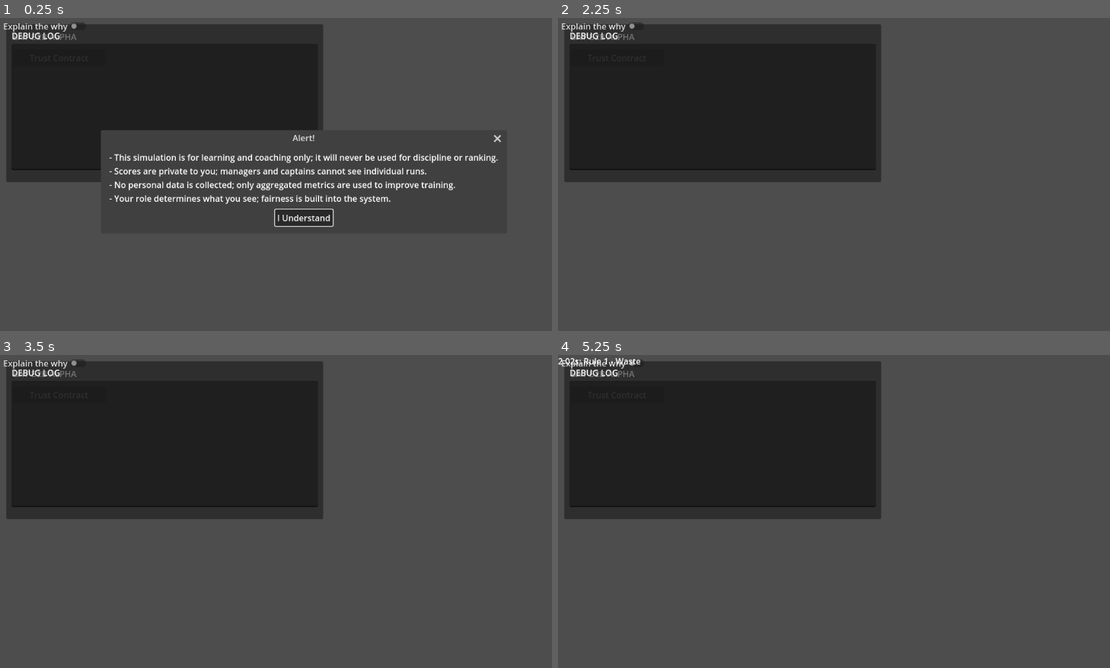
Above: before the commit, frames 1-4 (two rows, left to right).
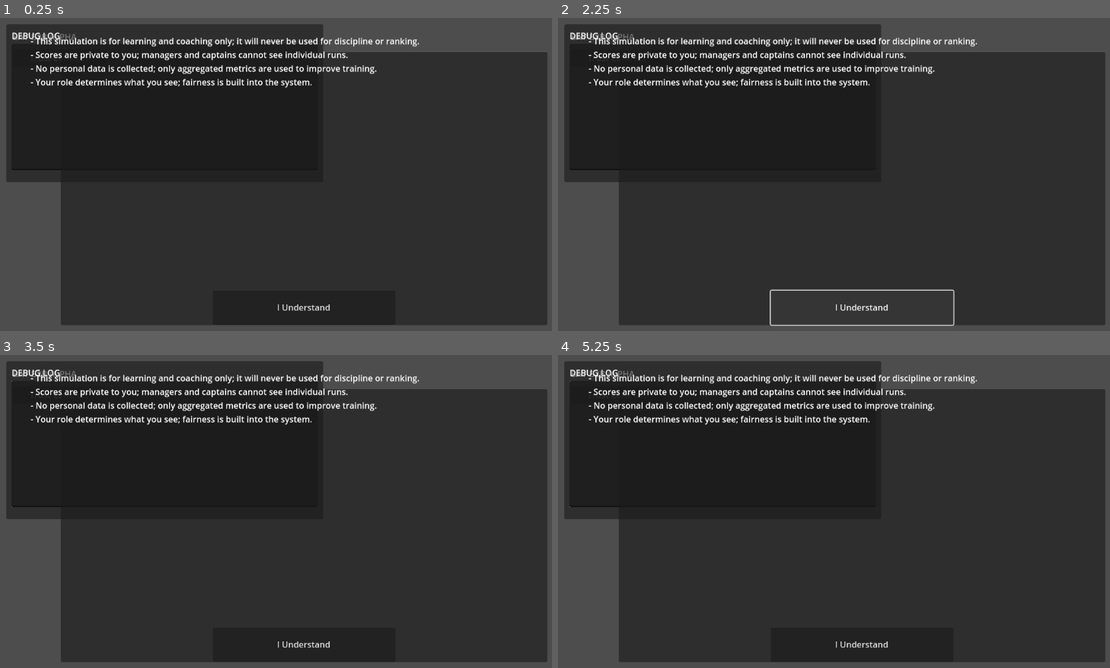
Above: after the commit, the same moments.

Repository: donotworryitisme-boop/wots-alpha
Game: Godot game, scene res://scenes/Main.tscn
Same seed, same stepped clock (60 frames per second), same inputs: the game is played once before the commit and once after it.
Inputs (mouse positions are in pixels of both pictures, inside the frame that each line leads up to):
- Up to frame 1 (0.25 s): no input
- Up to frame 2 (2.25 s): click "Trust Contract" at 0.5 s; click (602, 27) at 1.25 s, where only the run before the commit has a clickable "Explain the why"; click "I Understand" at 2 s
- Up to frame 3 (3.5 s): click "Trust Contract" at 2.75 s
- Up to frame 4 (5.25 s): click (602, 364) at 3.5 s, where only the run before the commit has a clickable "Explain the why"; click (861, 646) at 4.25 s, where only the run after the commit has a clickable "I Understand"; click "Trust Contract" at 5 s

The runs differ from the first frame. In frame 1, 51% of the frame differs, in the area x 0-100%, y 1-99%; in frame 2, 56%; in frame 3, 60%; in frame 4, 60%, in the area x 0-100%, y 0-99%.
Error after the commit: Parse Error: Expected closing ")" after grouping expression. (res://scripts/TrustContract.gd:24)

Commit message:
BAY-ALPHA-WHAT-IDK

Diff:
--- a/scenes/Main.gd
+++ b/scenes/Main.gd
@@ -1,58 +1,50 @@
 extends Control
 
-const DEBUG_OVERLAY_SCENE: PackedScene    = preload("res://debug/DebugOverlay.tscn")
-const SessionManagerClass                 = preload("res://core/session/SessionManager.gd")
-const FeedbackLayerScene: PackedScene     = preload("res://ui/FeedbackLayer.tscn")
+const DEBUG_OVERLAY_SCENE: PackedScene = preload("res://debug/DebugOverlay.tscn")
+const TRUST_CONTRACT_SCENE: PackedScene = preload("res://ui/TrustContract.tscn")
+const TRUST_FILE_PATH: String = "user://trust_contract_seen.dat"
 
-var session_manager: SessionManager
-var feedback_layer: FeedbackLayer
+var _trust_ok: bool = false
 
 func _ready() -> void:
-	# Show debug overlay in debug builds only
+	# Debug overlay only in debug builds.
 	if OS.is_debug_build():
-		var overlay = DEBUG_OVERLAY_SCENE.instantiate()
+		var overlay := DEBUG_OVERLAY_SCENE.instantiate()
 		add_child(overlay)
 
-	# Instantiate session manager and feedback layer
-	session_manager = SessionManagerClass.new()
-	add_child(session_manager)
+	# Hook BayUI request button (if present).
+	var bay_ui := get_node_or_null("BayUI")
+	if bay_ui != null and bay_ui.has_signal("trust_contract_requested"):
+		bay_ui.connect("trust_contract_requested", Callable(self, "_on_trust_contract_requested"))
 
-	feedback_layer = FeedbackLayerScene.instantiate()
-	add_child(feedback_layer)
-	session_manager.feedback_layer = feedback_layer
+	# Gate start behind trust contract on first launch.
+	if _trust_contract_seen():
+		_trust_ok = true
+		_start_session_if_ready()
+	else:
+		_show_trust_contract()
 
-	# Show trust contract if needed
-	show_trust_contract_if_needed()
+func _on_trust_contract_requested() -> void:
+	# Manual reopen from UI (does not depend on file existing).
+	_show_trust_contract()
 
-func show_trust_contract_if_needed() -> void:
-	var path := "user://trust_contract_seen.dat"
-	if FileAccess.file_exists(path):
-		# Already accepted; start the session
-		start_training_session()
-	else:
-		show_trust_contract()
+func _show_trust_contract() -> void:
+	var tc := TRUST_CONTRACT_SCENE.instantiate()
+	add_child(tc)
+	if tc.has_signal("accepted"):
+		tc.connect("accepted", Callable(self, "_on_trust_contract_accepted"))
 
-func show_trust_contract() -> void:
-	# Use AcceptDialog for the trust contract overlay
-	var dialog := AcceptDialog.new()
-	dialog.name = "TrustContractDialog"
-	dialog.dialog_text = "- This simulation is for learning and coaching only; it will never be used for discipline or ranking.\n- Scores are private to you; managers and captains cannot see individual runs.\n- No personal data is collected; only aggregated metrics are used to improve training.\n- Your role determines what you see; fairness is built into the system."
-	dialog.get_ok_button().text = "I Understand"
-	dialog.connect("confirmed", Callable(self, "_on_trust_contract_confirmed"))
-	add_child(dialog)
-	dialog.popup_centered()  # Center the dialog on screen
+func _on_trust_contract_accepted() -> void:
+	_trust_ok = true
+	_start_session_if_ready()
 
-func _on_trust_contract_confirmed() -> void:
-	# Persist acceptance so the contract isn’t shown again
-	var file := FileAccess.open("user://trust_contract_seen.dat", FileAccess.WRITE)
-	file.store_string("1")
-	file.close()
-	# Start the session
-	start_training_session()
+func _trust_contract_seen() -> bool:
+	return FileAccess.file_exists(TRUST_FILE_PATH)
 
-func start_training_session() -> void:
-	session_manager.start_session()
-
-func show_trust_contract_again() -> void:
-	# Allows re-opening the trust contract from the UI
-	show_trust_contract()
+func _start_session_if_ready() -> void:
+	# Placeholder gate. Real session start (if/when present in this project)
+	# must only be triggered after _trust_ok is true.
+	if not _trust_ok:
+		return
+	# No-op for now (Bay B2B Alpha: no new session logic added here).
+	pass
--- a/scripts/BayUI.gd
+++ b/scripts/BayUI.gd
@@ -1,14 +1,12 @@
 extends Control
 
-# Handles UI interactions for BayUI, including showing the Trust Contract.
+signal trust_contract_requested
+
+@onready var trust_button: Button = $TrustContractButton
 
 func _ready() -> void:
-	var trust_button := $TrustButton
-	if trust_button:
-		trust_button.connect("pressed", Callable(self, "_on_trust_button_pressed"))
+	if trust_button != null:
+		trust_button.pressed.connect(_on_trust_contract_button_pressed)
 
-func _on_trust_button_pressed() -> void:
-	# Find the Main node and call its show_trust_contract_again() method if available.
-	var main_node := get_tree().get_root().get_node("Main")
-	if main_node and main_node.has_method("show_trust_contract_again"):
-		main_node.show_trust_contract_again()
+func _on_trust_contract_button_pressed() -> void:
+	trust_contract_requested.emit()
--- a/scripts/TrustContract.gd
+++ b/scripts/TrustContract.gd
@@ -1,19 +1,42 @@
-extends Control
-class_name TrustContract
+extends CanvasLayer
 
 signal accepted
 
-# Connect the AcceptButton when the scene is ready.
+const TRUST_FILE_PATH: String = "user://trust_contract_seen.dat"
+
+@onready var body: RichTextLabel = $Root/Panel/Margin/VBox/Body
+@onready var accept_button: Button = $Root/Panel/Margin/VBox/Buttons/AcceptButton
+
 func _ready() -> void:
-	var accept_button = find_child("AcceptButton", true, false)
-	if accept_button:
-		accept_button.connect("pressed", Callable(self, "_on_accept_pressed"))
+	# Ensure we are above normal UI.
+	layer = 10
+
+	if accept_button != null:
+		accept_button.pressed.connect(_on_accept_pressed)
+
+	# Text is set here to avoid relying on scene text state.
+	if body != null:
+		body.text = _build_contract_text()
+
+func _build_contract_text() -> String:
+	# Keep it short and explicit; bullet points via BBCode.
+	return (
+		"[b]Before you start:[/b]\n\n"
+		"• This is a training simulator — not a discipline or ranking tool.\n"
+		"• Scores are for your feedback and learning; no automatic sharing.\n"
+		"• No personal data is collected by this simulator.\n"
+		"• Scoring aims for consistency and fairness across scenarios.\n\n"
+		"Press [b]I Understand[/b] to continue."
+	)
 
 func _on_accept_pressed() -> void:
-	# Persist acceptance to prevent re-showing on next launch
-	var path = "user://trust_contract_seen.dat"
-	var file = FileAccess.open(path, FileAccess.WRITE)
-	file.store_string("1")
-	file.close()
-	emit_signal("accepted")
+	_write_trust_file()
+	accepted.emit()
 	queue_free()
+
+func _write_trust_file() -> void:
+	var f := FileAccess.open(TRUST_FILE_PATH, FileAccess.WRITE)
+	if f == null:
+		return
+	f.store_string("seen=1\n")
+	f.flush()
--- a/ui/BayUI.tscn
+++ b/ui/BayUI.tscn
@@ -1,28 +1,21 @@
-[gd_scene load_steps=2 format=3 uid="uid://kc045vs43g0m"]
-
-[ext_resource type="Script" uid="uid://dkgg8no12mjj3" path="res://scripts/BayUI.gd" id="1"]
+[gd_scene format=3 uid="uid://kc045vs43g0m"]
 
 [node name="BayUI" type="Control"]
 layout_mode = 3
 anchors_preset = 15
 anchor_right = 1.0
 anchor_bottom = 1.0
-grow_horizontal = 2
-grow_vertical = 2
-script = ExtResource("1")
 
 [node name="TitleLabel" type="Label" parent="."]
 layout_mode = 0
 offset_left = 24.0
 offset_top = 24.0
-offset_right = 145.0
-offset_bottom = 47.0
 text = "BAY B2B ALPHA"
 
-[node name="TrustButton" type="Button" parent="."]
+[node name="TrustContractButton" type="Button" parent="."]
 layout_mode = 0
 offset_left = 24.0
 offset_top = 60.0
 offset_right = 200.0
-offset_bottom = 90.0
+offset_bottom = 92.0
 text = "Trust Contract"
--- a/ui/FeedbackLayer.tscn
+++ b/ui/FeedbackLayer.tscn
@@ -1,20 +1,55 @@
-[gd_scene load_steps=2 format=3 uid="uid://c4tt6buativyp"]
+[gd_scene format=3 uid="uid://3i762dl77ksu"]
 
-[ext_resource type="Script" uid="uid://da5qg7wctei7c" path="res://core/feedback/FeedbackLayer.gd" id="1"]
+[node name="TrustContract" type="CanvasLayer"]
+layer = 10
 
-[node name="Control" type="Control"]
+[node name="Dimmer" type="ColorRect" parent="."]
+anchors_preset = 15
+anchor_right = 1.0
+anchor_bottom = 1.0
+color = Color(0, 0, 0, 0.6)
+
+[node name="Root" type="Control" parent="."]
 layout_mode = 3
 anchors_preset = 15
 anchor_right = 1.0
 anchor_bottom = 1.0
-script = ExtResource("1")
+mouse_filter = 2
 
-[node name="ExplainToggle" type="CheckButton" parent="."]
+[node name="Panel" type="PanelContainer" parent="Root"]
 layout_mode = 0
-text = "Explain the why"
+offset_left = 190.0
+offset_top = 110.0
+offset_right = 1090.0
+offset_bottom = 630.0
 
-[node name="RichTextLabel" type="RichTextLabel" parent="."]
-layout_mode = 0
-anchor_right = 1.0
-anchor_bottom = 1.0
-scroll_following = true
+[node name="Margin" type="MarginContainer" parent="Root/Panel"]
+layout_mode = 2
+theme_override_constants/margin_left = 18
+theme_override_constants/margin_top = 18
+theme_override_constants/margin_right = 18
+theme_override_constants/margin_bottom = 18
+
+[node name="VBox" type="VBoxContainer" parent="Root/Panel/Margin"]
+layout_mode = 2
+theme_override_constants/separation = 12
+
+[node name="Title" type="Label" parent="Root/Panel/Margin/VBox"]
+layout_mode = 2
+text = "Trust Contract"
+
+[node name="Body" type="RichTextLabel" parent="Root/Panel/Margin/VBox"]
+custom_minimum_size = Vector2(0, 380)
+layout_mode = 2
+bbcode_enabled = true
+
+[node name="Buttons" type="HBoxContainer" parent="Root/Panel/Margin/VBox"]
+layout_mode = 2
+
+[node name="Spacer" type="Control" parent="Root/Panel/Margin/VBox/Buttons"]
+layout_mode = 2
+size_flags_horizontal = 3
+
+[node name="AcceptButton" type="Button" parent="Root/Panel/Margin/VBox/Buttons"]
+layout_mode = 2
+text = "I Understand"
--- a/ui/TrustContract.tscn
+++ b/ui/TrustContract.tscn
@@ -1,24 +1,20 @@
-[gd_scene load_steps=2 format=3 uid="uid://d30djx65v1hoh"]
+[gd_scene load_steps=2 format=3 uid="uid://c0lo6mfivm1lu"]
 
 [ext_resource type="Script" uid="uid://dbg8uk1qnu80w" path="res://scripts/TrustContract.gd" id="1"]
 
-[node name="TrustContract" type="Control"]
-z_index = 100
-layout_mode = 3
-anchors_preset = 15
-anchor_right = 1.0
-anchor_bottom = 1.0
+[node name="TrustContract" type="CanvasLayer"]
+layer = 10
 script = ExtResource("1")
 
 [node name="Panel" type="Panel" parent="."]
-layout_mode = 0
+anchors_preset = -1
 anchor_left = 0.1
 anchor_top = 0.1
 anchor_right = 0.9
 anchor_bottom = 0.9
 
 [node name="Text" type="Label" parent="."]
-layout_mode = 0
+anchors_preset = -1
 anchor_left = 0.05
 anchor_top = 0.05
 anchor_right = 0.95
@@ -29,7 +25,7 @@
 - Your role determines what you see; fairness is built into the system."
 
 [node name="AcceptButton" type="Button" parent="."]
-layout_mode = 0
+anchors_preset = -1
 anchor_left = 0.35
 anchor_top = 0.8
 anchor_right = 0.65
--- /dev/null
+++ b/ui/trust_contract.tscn
@@ -0,0 +1,65 @@
+[gd_scene load_steps=2 format=3 uid="uid://c0k7iwmjwkabu"]
+
+[sub_resource type="GDScript" id="GDScript_bskq2"]
+script/source = "extends \"res://scripts/TrustContract.gd\"
+"
+
+[node name="TrustContract" type="CanvasLayer"]
+layer = 10
+script = SubResource("GDScript_bskq2")
+
+[node name="Dimmer" type="ColorRect" parent="."]
+anchors_preset = 15
+anchor_right = 1.0
+anchor_bottom = 1.0
+grow_horizontal = 2
+grow_vertical = 2
+color = Color(0, 0, 0, 1)
+
+[node name="Root" type="Control" parent="."]
+layout_mode = 3
+anchors_preset = 15
+anchor_right = 1.0
+anchor_bottom = 1.0
+grow_horizontal = 2
+grow_vertical = 2
+
+[node name="Panel" type="PanelContainer" parent="Root"]
+custom_minimum_size = Vector2(900, 520)
+layout_mode = 1
+anchors_preset = 8
+anchor_left = 0.5
+anchor_top = 0.5
+anchor_right = 0.5
+anchor_bottom = 0.5
+offset_left = -20.0
+offset_top = -20.0
+offset_right = 20.0
+offset_bottom = 20.0
+grow_horizontal = 2
+grow_vertical = 2
+
+[node name="MarginContainer" type="MarginContainer" parent="Root/Panel"]
+layout_mode = 2
+
+[node name="VBoxContainer" type="VBoxContainer" parent="Root/Panel/MarginContainer"]
+layout_mode = 2
+
+[node name="Title" type="Label" parent="Root/Panel/MarginContainer/VBoxContainer"]
+layout_mode = 2
+text = "Trust Contract"
+
+[node name="Body" type="RichTextLabel" parent="Root/Panel/MarginContainer/VBoxContainer"]
+layout_mode = 2
+bbcode_enabled = true
+fit_content = true
+
+[node name="Buttons" type="HBoxContainer" parent="Root/Panel/MarginContainer/VBoxContainer"]
+layout_mode = 2
+
+[node name="Spacer" type="Control" parent="Root/Panel/MarginContainer/VBoxContainer/Buttons"]
+layout_mode = 2
+
+[node name="AcceptButton" type="Button" parent="Root/Panel/MarginContainer/VBoxContainer/Buttons"]
+layout_mode = 2
+text = "I understand"
